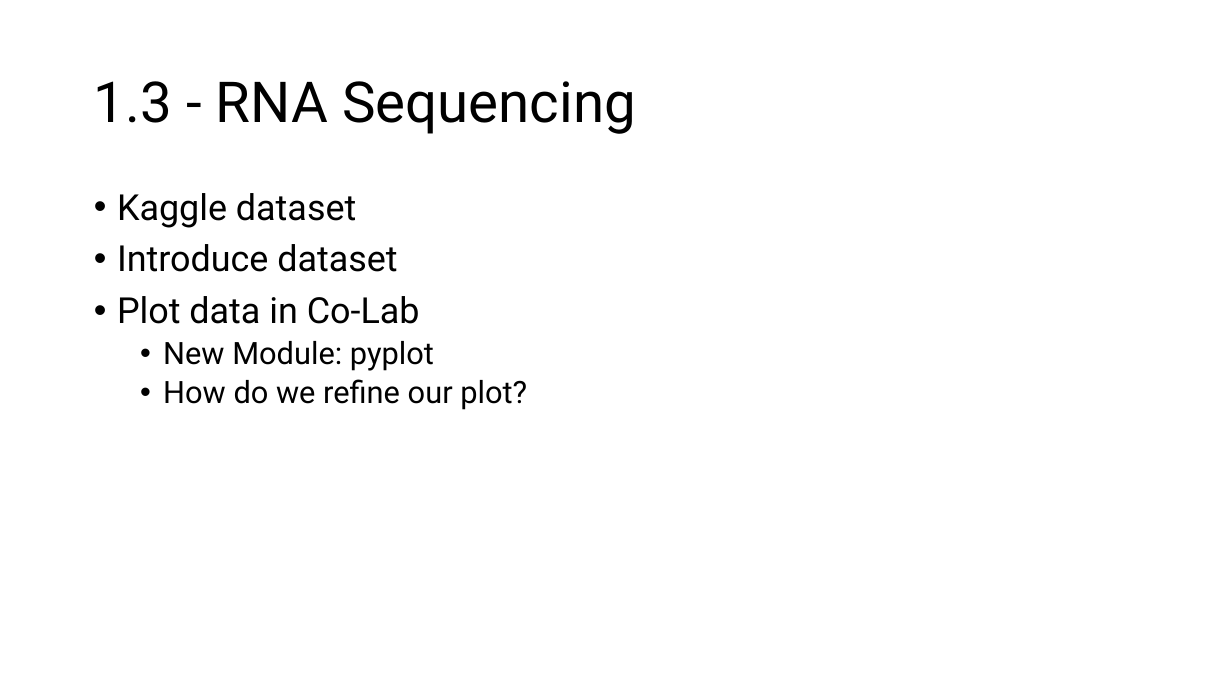
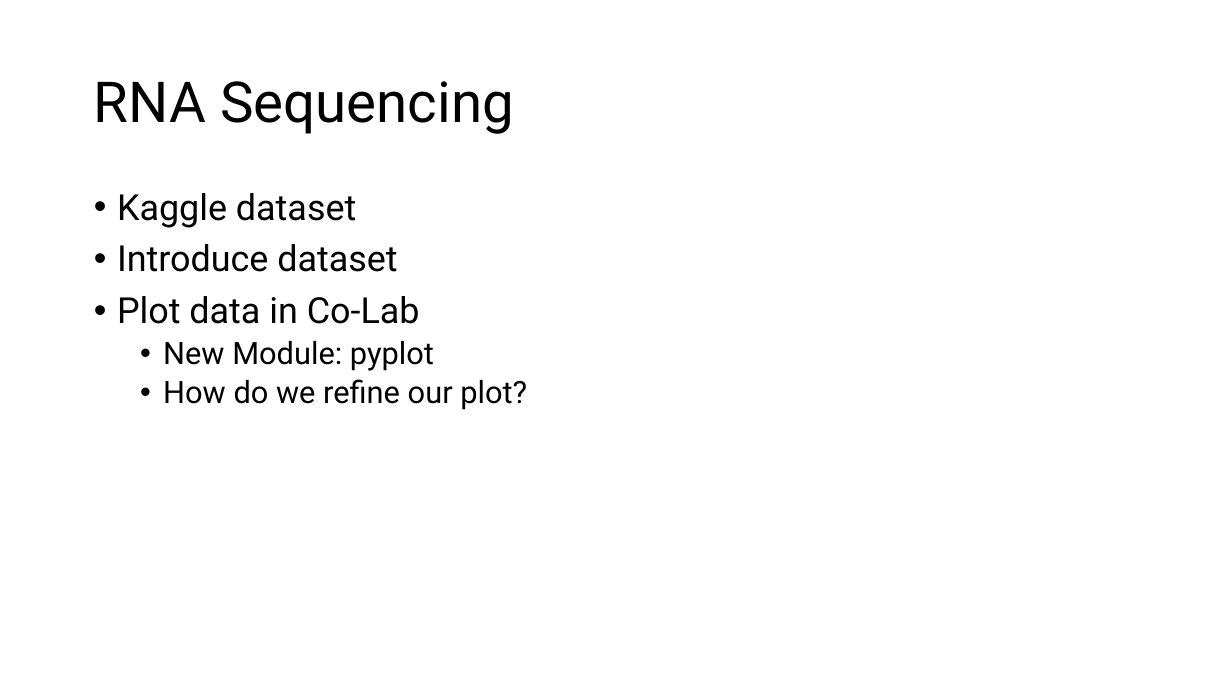
Before and after one commit to Pitt-IshiharaLab/CompBioHA_IntroProgramming2024, a slide deck: slide 21 of IntroProg_1+2.pptx (slide 22 before the commit). Drawn at 1232x693 pixels with LibreOffice and Linux fonts; fonts in the diff are those of the drawing. Boxes give left, top, right and bottom in pixels: in the first picture for what was removed or moved away, otherwise in the second. Text is boxed around its words. In the diff, an @@ line names an element or a change of style, - is before the commit and + after.

```diff
--- a/IntroProg_1+2.pptx
+++ b/IntroProg_1+2.pptx
@@ title at (94,81,514,134): text changed @@
-1.3 - RNA Sequencing
+RNA Sequencing
```
Also in this commit, not shown: 6 other slides changed, 1 slide added, 2 slides removed, 4 other files.
